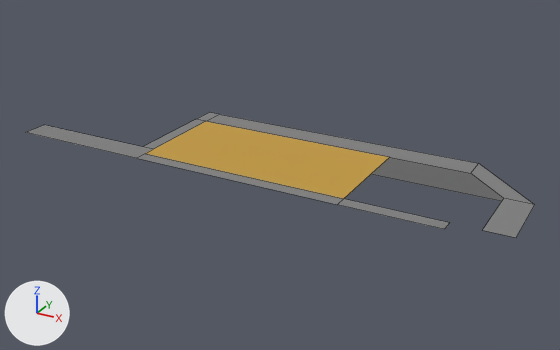
Renders of the Blender file assets/models/districts/real/roads_bus.blend from each side of a commit.
One viewpoint serves both versions: a camera (50 mm lens) standing at (32.8, -166.6, 86.0) and looking at (-67.7, 16.2, -5.4). Arrows for +X, +Y and +Z are at lower left; the lights stay in place. The first picture is the older version. Mesh edges are drawn as thin lines. Objects named as collision shapes, trigger or cutter boxes, shadow casters or lower levels of detail are left out.
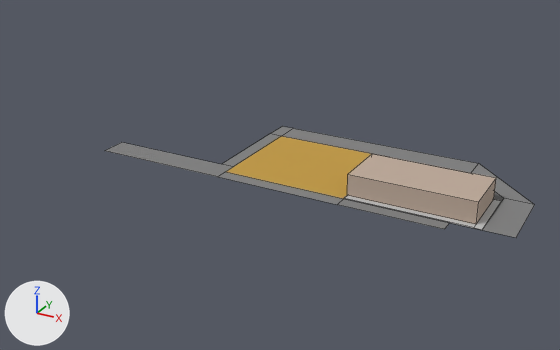
Boxes [x1, y1, x2, y2] around the edits, measured in the pictures (560 x 350 px; the box of a moved part takes in the faces that stretch with it):
'Plane', reshaped (16% narrower, 11% shorter)
    before: [25, 112, 534, 238]
    after: [105, 126, 534, 238]
'Building', added
    after: [344, 154, 501, 230]
    faces in mat_facade (beige #beaa9a): [347, 154, 496, 224]
    faces in mat_sidewalk (light grey #bfbfbf): [344, 196, 501, 230]
part 1 of me_plane, moved or reshaped
    before: [25, 112, 472, 199]
    after: [105, 126, 472, 199]

The change, as a list of edits to the scene's bpy script:
```text
Add mat_sidewalk:
    mat_sidewalk = principled_material('Sidewalk')
    mat_sidewalk.base_color = (0.521, 0.521, 0.521)  # light grey #bfbfbf
    mat_sidewalk.roughness = 1.0
Add mat_facade:
    mat_facade = principled_material('Facade')
    mat_facade.base_color = (0.515, 0.402, 0.323)  # beige #beaa9a
    mat_facade.roughness = 1.0
Change me_plane:
    used by ob_plane; location = (0.0, 0.0, 0.0)
    remove me_plane.from_pydata(...)  # 23 vertices, 10 faces; spans x -148.0..4.0, y -4.0..40.0, z 0.0
    add me_plane.from_pydata(...)  # 23 vertices, 10 faces; spans x -116.0..4.0, y -4.0..40.0, z 0.0
    me_plane part 1: all 10 vertices in x -148.0..-104.0, y -4.0..40.0, z 0.0 are scaled about their middle by (0.907, 1, 1), then moved by (30.0, 0.0, 0.0)
Add me_plane_001:
    me_plane_001.from_pydata([(-32.0, 2.0, 0.0), (2.0, 2.0, 0.0), (-32.0, 0.0, 0.0), (4.0, 0.0, 0.0), (2.0, 0.0, 0.1), (2.0, 2.0, 0.1), (-32.0, 2.0, 0.1), (-32.0, 0.0, 0.1), (4.0, 0.0, 0.1), (-32.0, 18.0, 0.1), (2.0, 18.0, 0.1), (4.0, 18.0, 0.1), (4.0, 18.0, 0.0), (2.0, 18.0, 0.0), (-32.0, 18.0, 0.0), (-32.0, 18.0, 6.1), (-32.0, 2.0, 6.1), (2.0, 18.0, 6.1), (2.0, 2.0, 6.1)], [(1, 0), (5, 1)], [(8, 11, 10, 5, 4), (2, 3, 8, 4, 7), (0, 2, 7, 6), (3, 12, 11, 8), (17, 15, 16, 18), (9, 10, 13, 14), (5, 6, 7, 4), (10, 11, 12, 13), (17, 10, 9, 15), (18, 16, 6, 5), (9, 6, 16, 15), (18, 5, 10, 17)])
    for i in [4, 5, *range(8, 12)]: me_plane_001.polygons[i].material_index = 1
    me_plane_001.materials.append(mat_sidewalk)  # light grey #bfbfbf
    me_plane_001.materials.append(mat_facade)  # beige #beaa9a
Add ob_building:
    ob_building = bpy.data.objects.new('Building', me_plane_001)
    ob_building.location = (-8.0, 0.0, 0.0)
```
